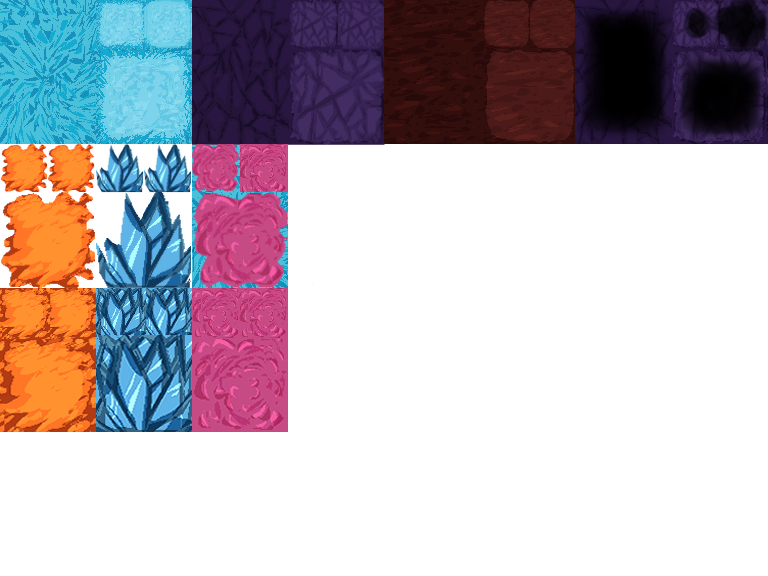
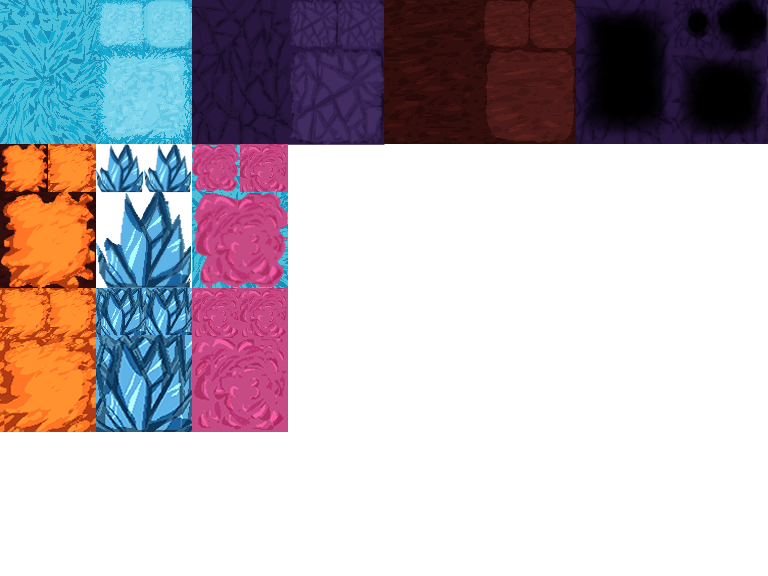
Layers edited between the first and the second 768 x 576 image:
renamed "crystal_level_texture3.png" to "crystal_level_texture5.png", painted on it over [575,0,768,145]
removed layer "border_full_sheet3.png" over [312,283,313,371]
added layer "Layer 8(pasted)" above "border_full_sheet.png" over [0,144,96,256]
added layer "Layer 10(pasted)" above "Layer 1" over [0,144,96,288]
